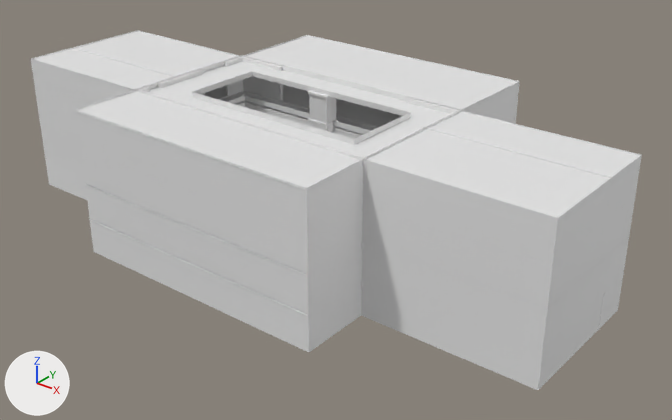
One commit to the FBX model Queer Game/Assets/Models/mall.fbx: the scene before it, then after it.
The view is the same before and after, from a 50 mm lens placed at (12.14, -15.91, 9.18), pointed at (0.8, -1.75, 0.4). Lighting does not change. The marker at lower left points along +X, +Y and +Z. Where no turn or scale is listed for an object, it has been applied to the vertices. Vertices at the same position are counted once.

In view in the first picture: 'elevatorglass', 'floors', 'glass', 'roof', 'store_roofs', 'stores', 'walls'.
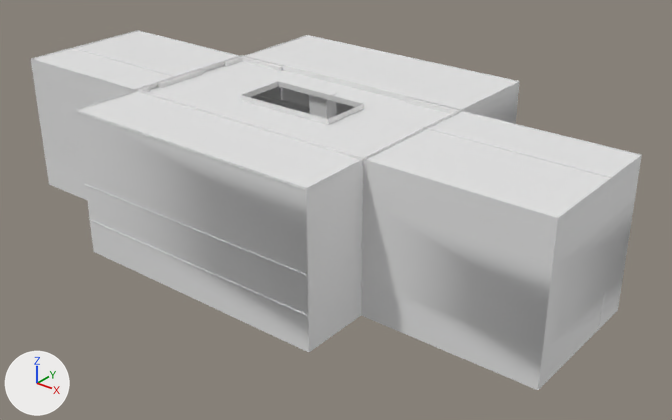
The newer file is also turned or shifted as a whole; pictures and numbers use the older file's frame.

Location of each change, (x1, y1, x2, y2) in pixels of the pictures (672 x 420 px; the box of a moved part takes in the faces that stretch with it):
part 1 of me_plane_015, moved or reshaped: (36, 30, 635, 390) in both
part 2 of me_cube_013, moved or reshaped: before (411, 109, 449, 124); after (365, 108, 449, 124)
part 3 of me_cube_013, moved or reshaped: before (343, 112, 431, 157); after (328, 104, 431, 157)
part 4 of me_cube_013, moved or reshaped: before (219, 61, 429, 118); after (219, 61, 425, 109)
part 5 of me_cube_013, moved or reshaped: before (148, 68, 354, 151); after (148, 68, 332, 148)
'floors', unchanged, covered by the edit: before (220, 91, 376, 139); after (252, 95, 310, 114)

What changed in the scene script:
```text
Change me_cube_013:
    where me_cube_013.from_pydata(...)  # 128 vertices, 96 faces; spans x -3.18..2.87, y -2.85..0.39, z -2.54..0.06
    used by ob_roof; location = (0.24, -1.01, 2.83)
    me_cube_013 part 2: all 2 vertices in x 2.16, y -0.39, z -0.06..0.06 are moved by (-1.03, -0.17, 0.0)
    me_cube_013 part 3: all 2 vertices in x 2.17, y -2.21, z -0.06..0.06 are moved by (-1.03, 0.5, 0.0)
    me_cube_013 part 4: all 2 vertices in x -2.12, y -0.39, z -0.06..0.06 are moved by (0.94, -0.17, 0.0)
    me_cube_013 part 5: all 2 vertices in x -2.12, y -2.22, z -0.06..0.06 are moved by (0.94, 0.5, 0.0)
Change me_plane_015:
    used by ob_stores; location = (0.06, -4.2, 1.25)
    remove me_plane_015.from_pydata(...)  # 89 vertices, 64 faces; spans x -6.7..6.75, y -1.2..5.96, z -1.6..1.62
    add me_plane_015.from_pydata(...)  # 67 vertices, 64 faces; spans x -6.7..6.75, y -1.2..5.96, z -1.6..1.62
    me_plane_015 part 1
    25 vertices are removed from x -3.01..6.75, y -1.2..5.96, z -0.8..1.62
    31 faces are deleted
    3 vertices are added at (-3.01, 5.95, -0.8), (3.03, 5.95, -0.8), (-2.98, 3.56, 1.62)
    31 new faces join them
```
